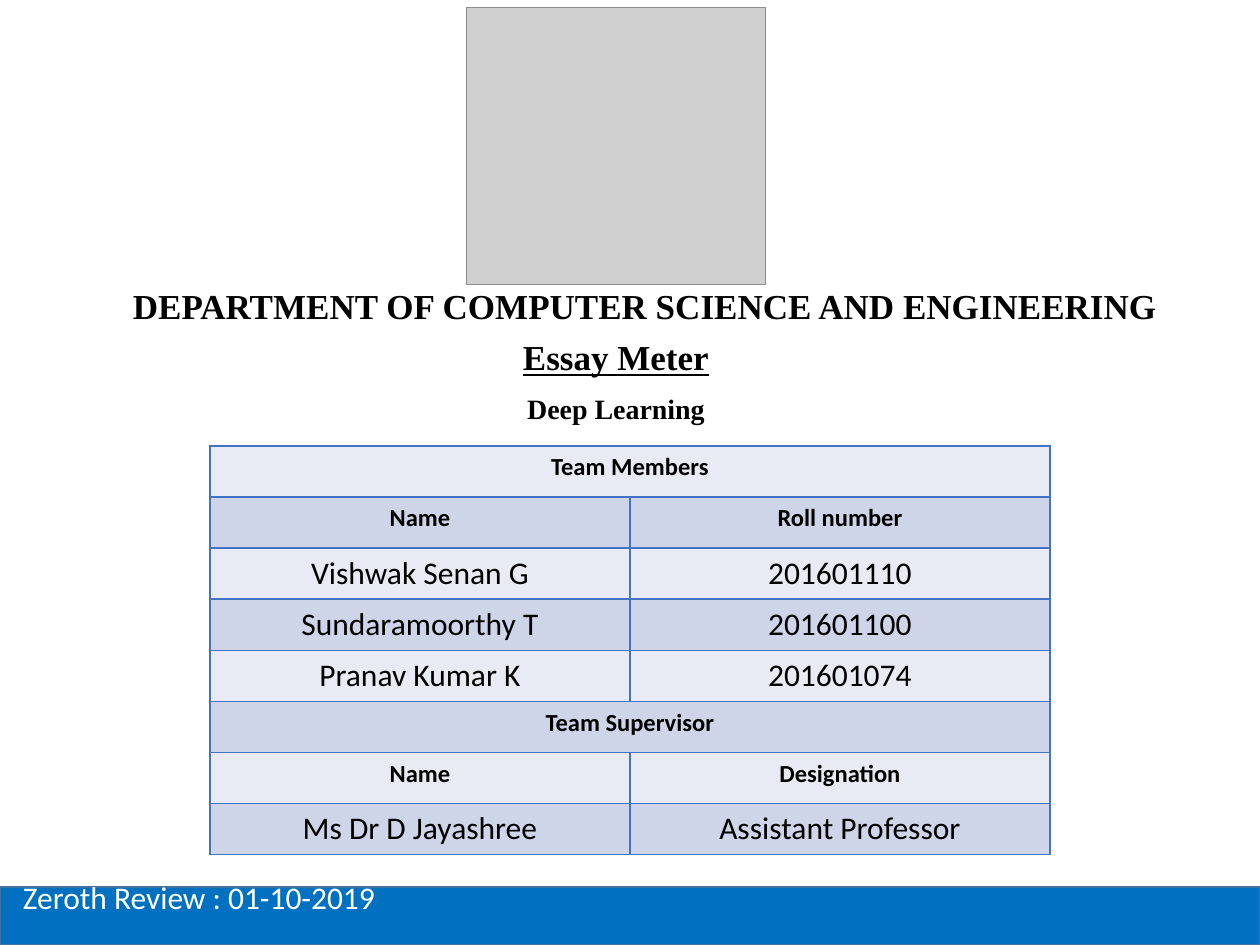
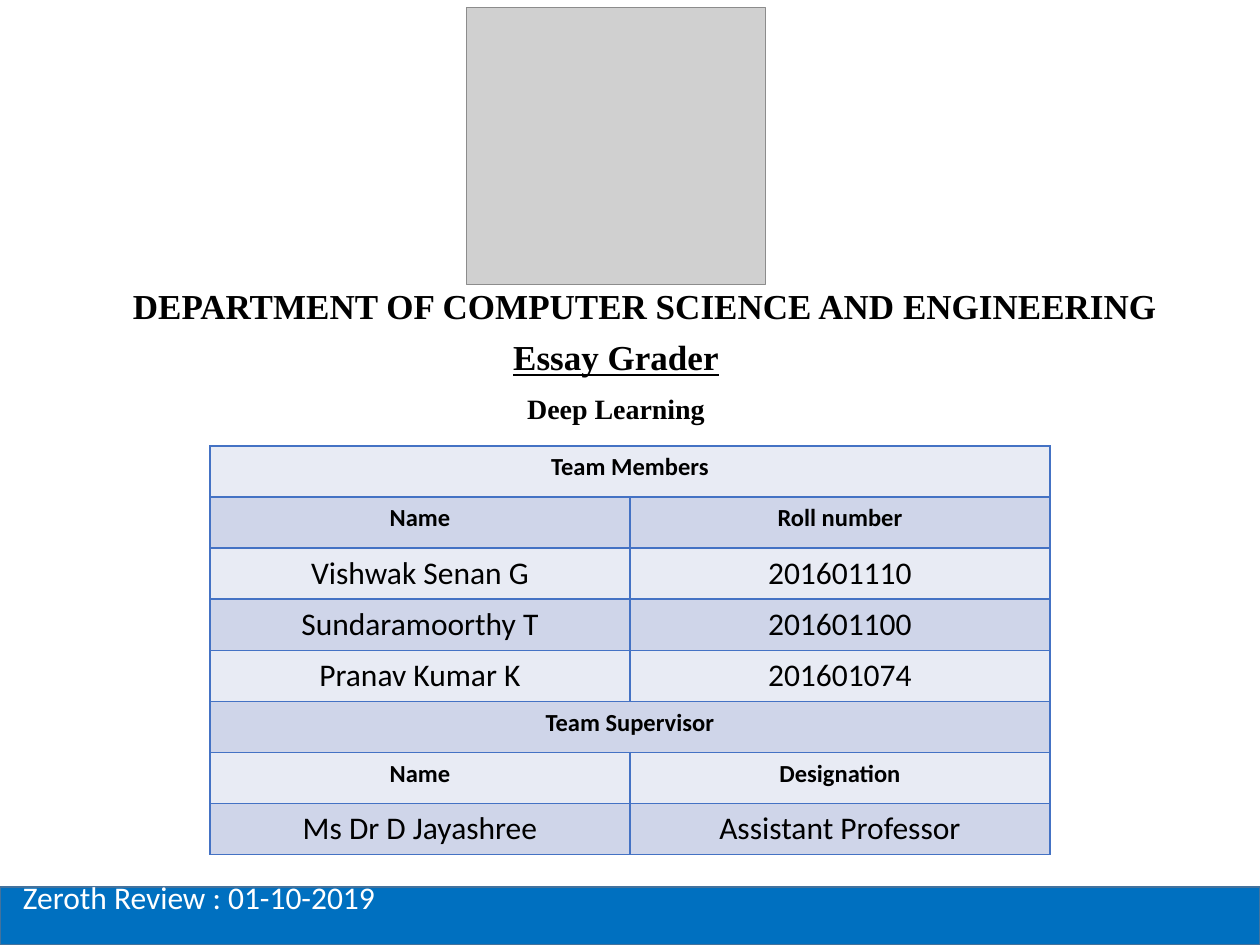
Before and after one commit to vishwaksenan/essay-grader, a slide deck: slide 1 of Documentation/Zeroth review ppt.pptx. Drawn at 1260x945 pixels with LibreOffice and Linux fonts; fonts in the diff are those of the drawing; grey boxes stand for pictures. Boxes give left, top, right and bottom in pixels: in the first picture for what was removed or moved away, otherwise in the second. Text is boxed around its words. In the diff, an @@ line names an element or a change of style, - is before the commit and + after.

```diff
--- a/Documentation/Zeroth review ppt.pptx
+++ b/Documentation/Zeroth review ppt.pptx
@@ text at [513,345,719,378]: text changed @@
-Essay Meter
+Essay Grader
```
Also in this commit, not shown: 2 other slides changed.
